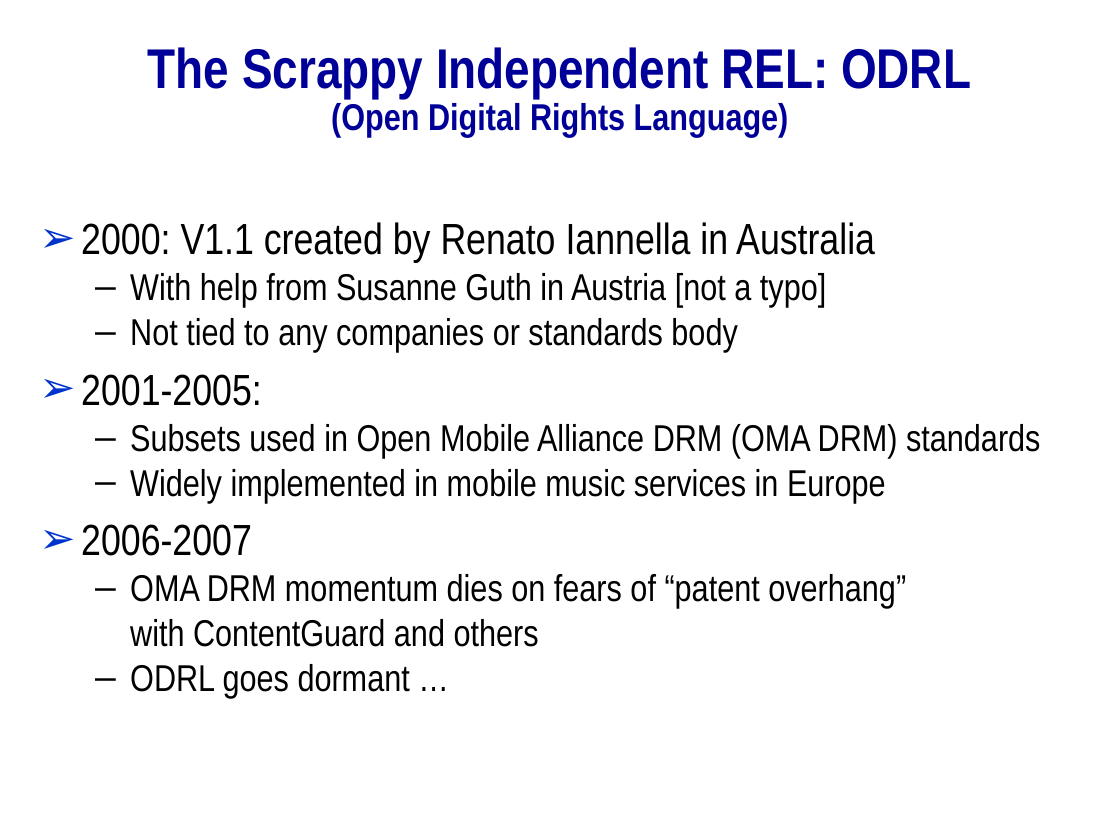
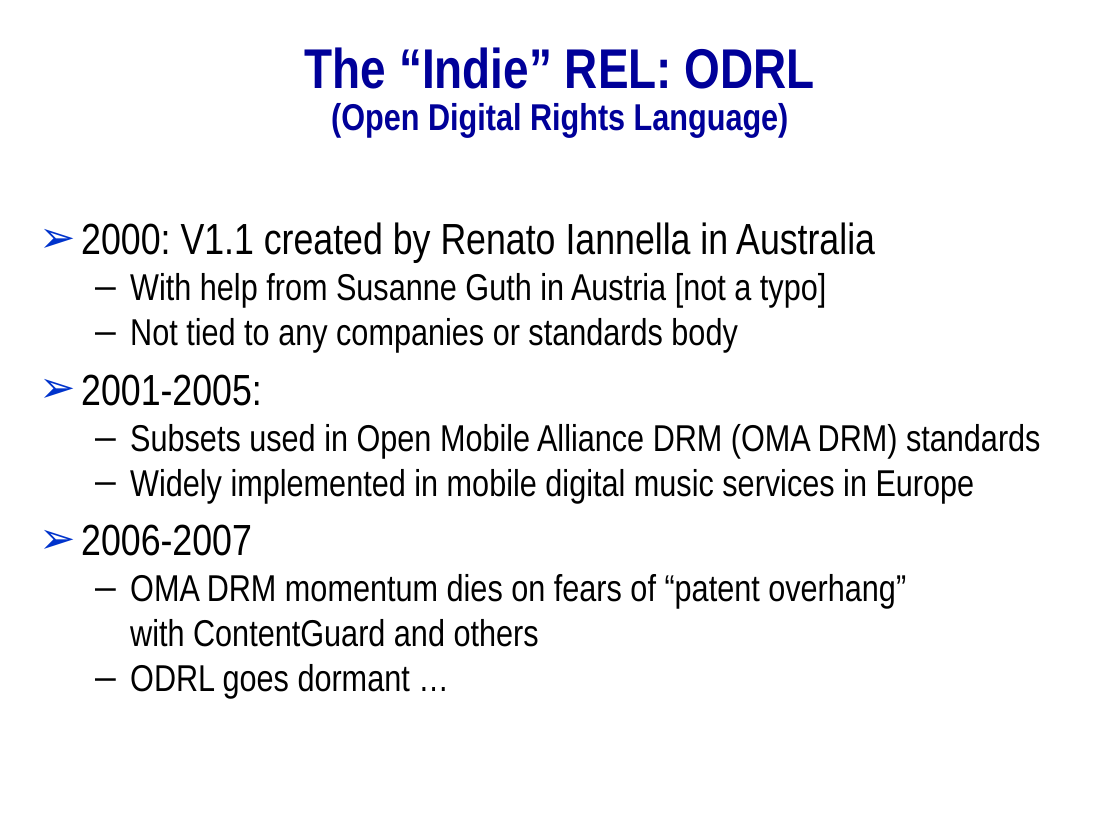
Before and after one commit to mitmedialab/2019-MIT-Computational-Law-Course, a slide deck: slide 10 of Presentations/Rights Expression Languages.pptx. Drawn at 1120x840 pixels with LibreOffice and Linux fonts; fonts in the diff are those of the drawing; background and template pictures are left out. Boxes give left, top, right and bottom in pixels: in the first picture for what was removed or moved away, otherwise in the second. Text is boxed around its words. In the diff, an @@ line names an element or a change of style, - is before the commit and + after.

```diff
--- a/Presentations/Rights Expression Languages.pptx
+++ b/Presentations/Rights Expression Languages.pptx
@@ title at (305,47,815,137): text changed; size 36 to 24 pt @@
-The Scrappy Independent REL: ODRL
-(Open Digital Rights Language)
+The “Indie” REL: ODRL
+(Open Digital Rights Language)
@@ text at (130,469,975,503): text changed @@
-  – Widely implemented in mobile music services in Europe
+  – Widely implemented in mobile digital music services in Europe
```
Also in this commit, not shown: 12 other slides changed, 8 slides added, 2 slides removed, 1 other file.
